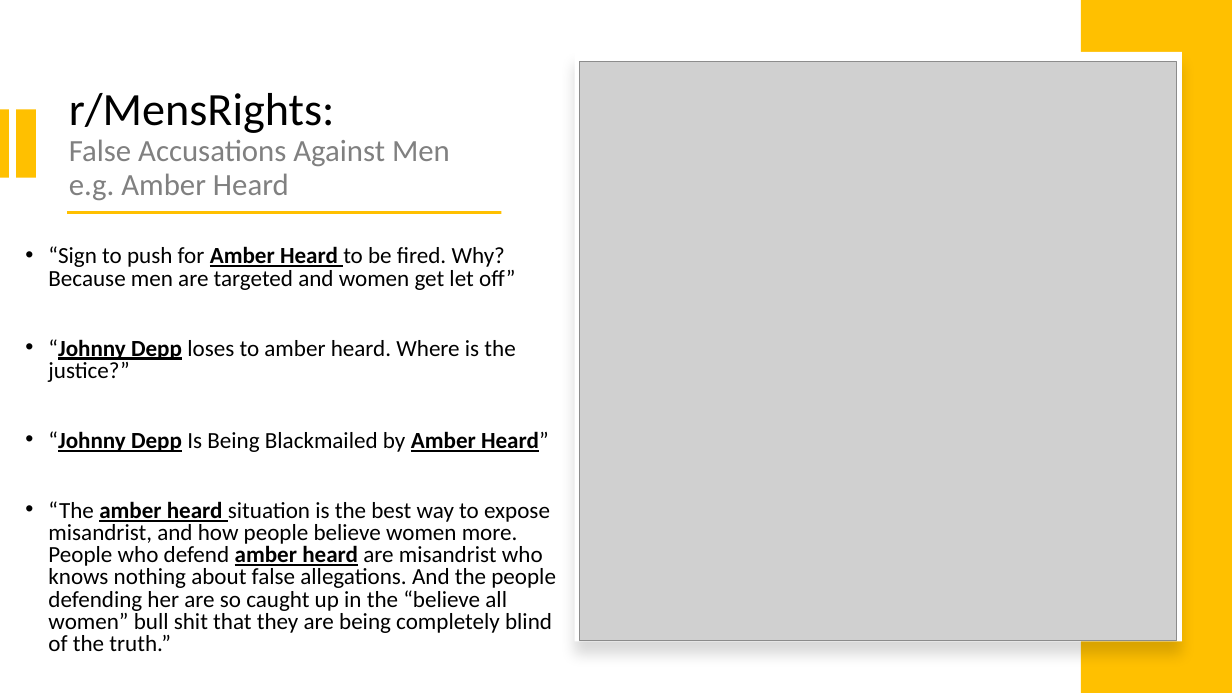
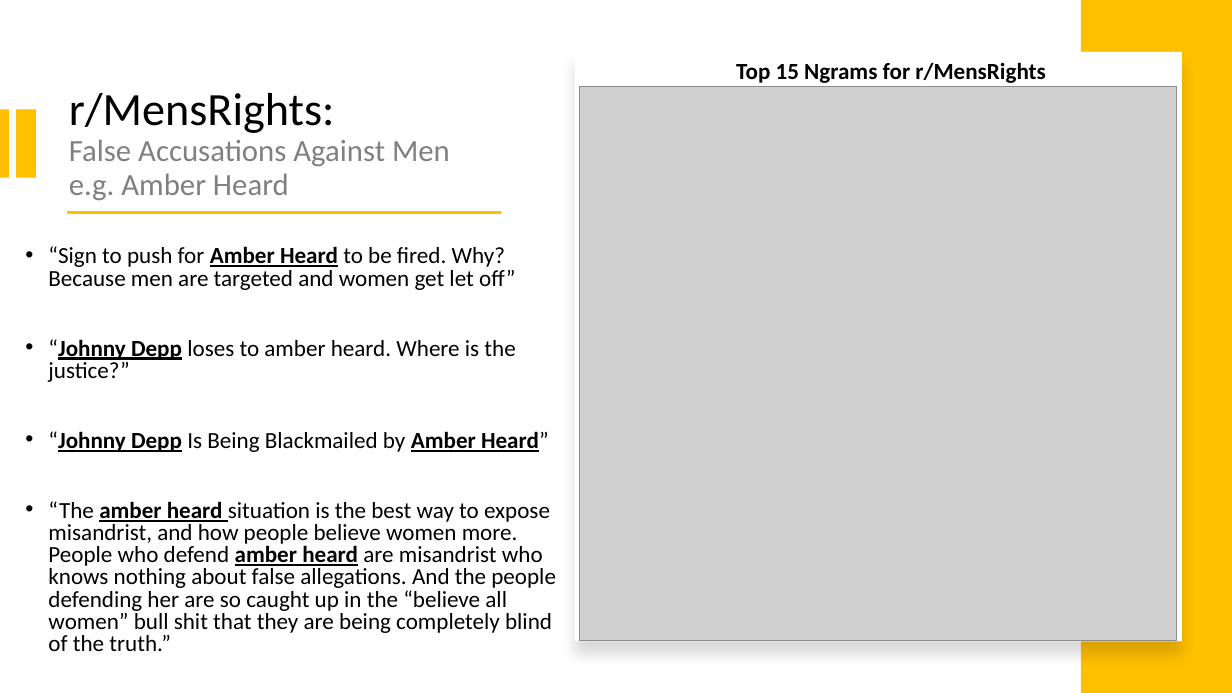
Before and after one commit to benjamin-awd/Subreddit-Classification-with-NLP, a slide deck: slide 11 of Project3.pptx (slide 7 before the commit). Drawn at 1232x693 pixels with LibreOffice and Linux fonts; fonts in the diff are those of the drawing; grey boxes stand for pictures. Boxes give left, top, right and bottom in pixels: in the first picture for what was removed or moved away, otherwise in the second. Text is boxed around its words. In the diff, an @@ line names an element or a change of style, - is before the commit and + after.

```diff
--- a/Project3.pptx
+++ b/Project3.pptx
@@ picture: place and size @@
-picture at [579, 62, 1177, 641]
+picture at [579, 87, 1177, 641]
@@ text added at [736, 62, 1045, 83], 18 pt, text #000000, bold @@
+Top 15 Ngrams for r/MensRights
```
Also in this commit, not shown: 7 other slides changed, 3 slides added, 1 other file.
